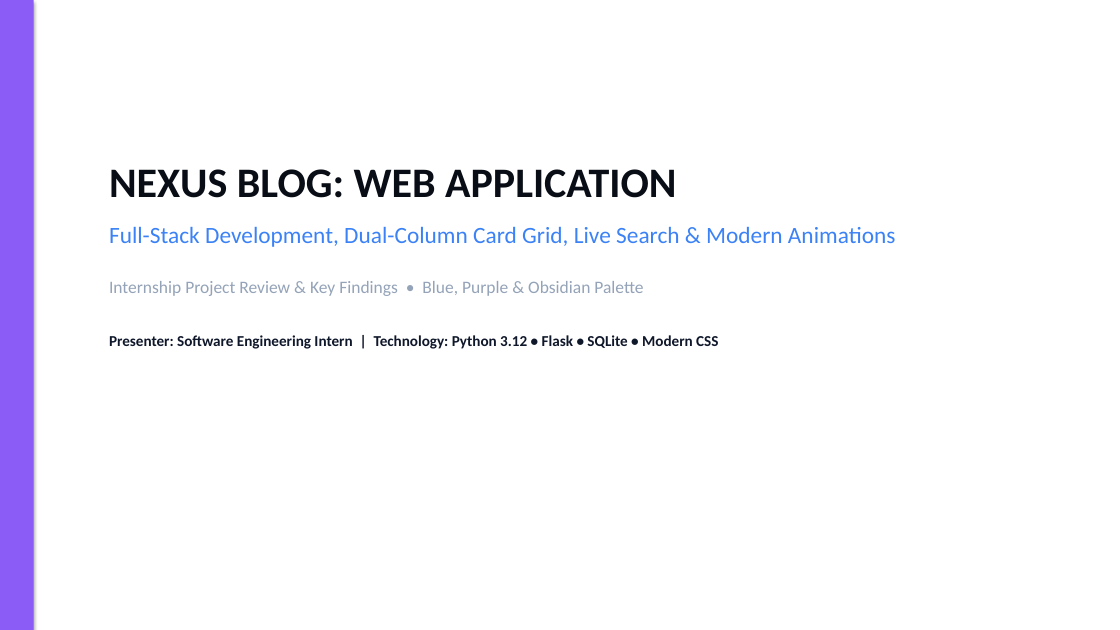
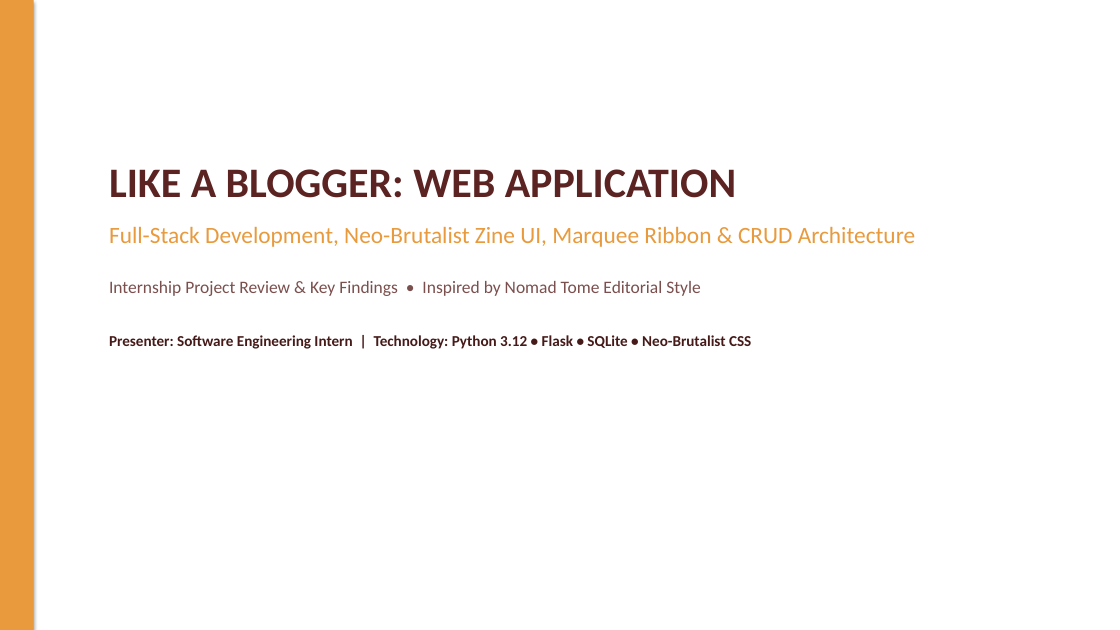
Before and after one commit to Ryzen2310/Blog, a slide deck: slide 1 of Blog project/presentation.pptx. Drawn at 1120x630 pixels with LibreOffice and Linux fonts; fonts in the diff are those of the drawing. Boxes give left, top, right and bottom in pixels: in the first picture for what was removed or moved away, otherwise in the second. Text is boxed around its words. In the diff, an @@ line names an element or a change of style, - is before the commit and + after.

```diff
--- a/Blog project/presentation.pptx
+++ b/Blog project/presentation.pptx
@@ rectangle at [0, 0, 34, 630]: fill #8B5CF6 to #E89A3C @@
@@ text at [109, 169, 915, 349]: text changed; text colour #0F172A to #451A19 @@
-NEXUS BLOG: WEB APPLICATION
-Full-Stack Development, Dual-Column Card Grid, Live Search & Modern Animations
-Internship Project Review & Key Findings • Blue, Purple & Obsidian Palette
-Presenter: Software Engineering Intern | Technology: Python 3.12 • Flask • SQLite • Modern CSS
+LIKE A BLOGGER: WEB APPLICATION
+Full-Stack Development, Neo-Brutalist Zine UI, Marquee Ribbon & CRUD Architecture
+Internship Project Review & Key Findings • Inspired by Nomad Tome Editorial Style
+Presenter: Software Engineering Intern | Technology: Python 3.12 • Flask • SQLite • Neo-Brutalist CSS
```
Also in this commit, not shown: 9 other slides changed, 17 other files.
